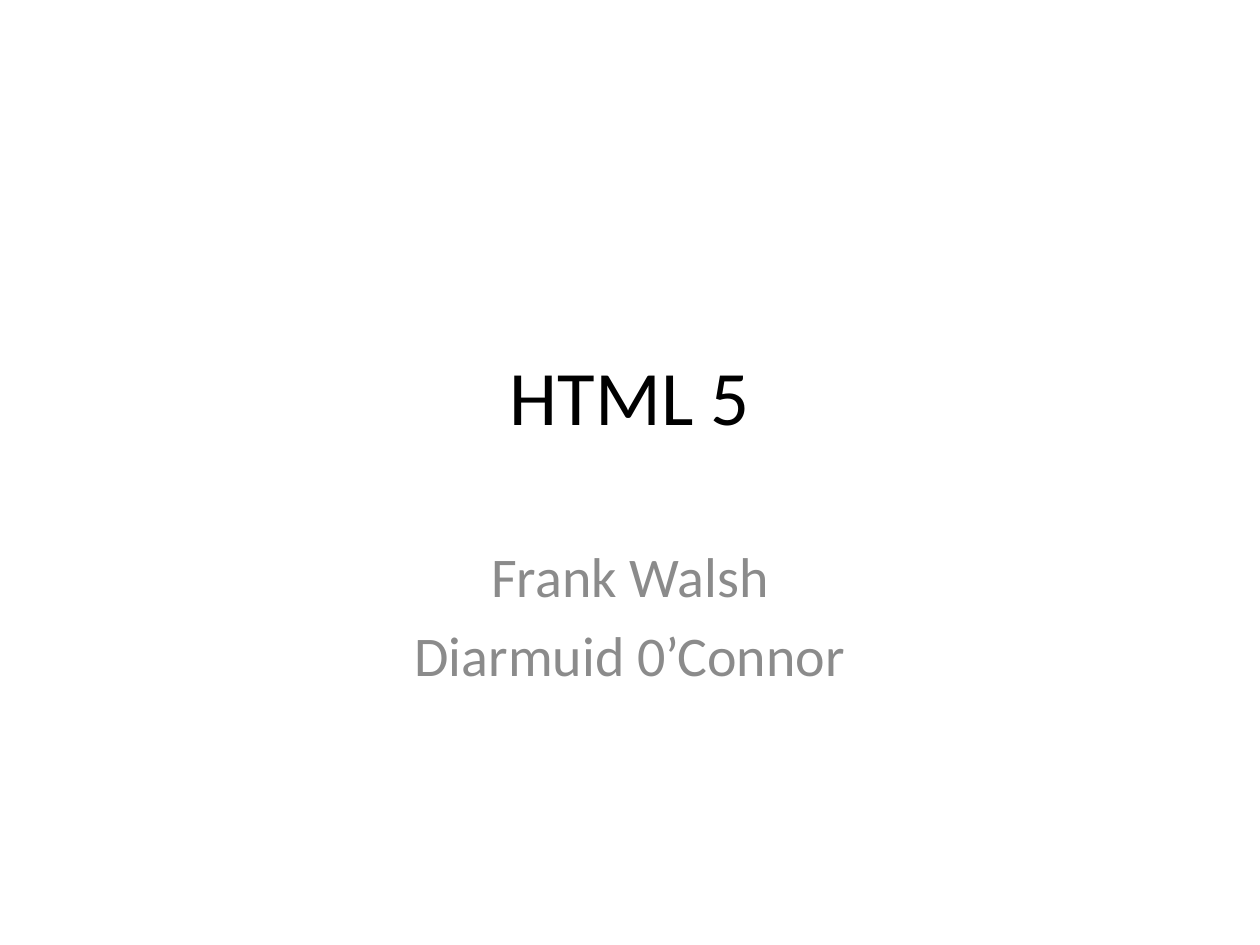
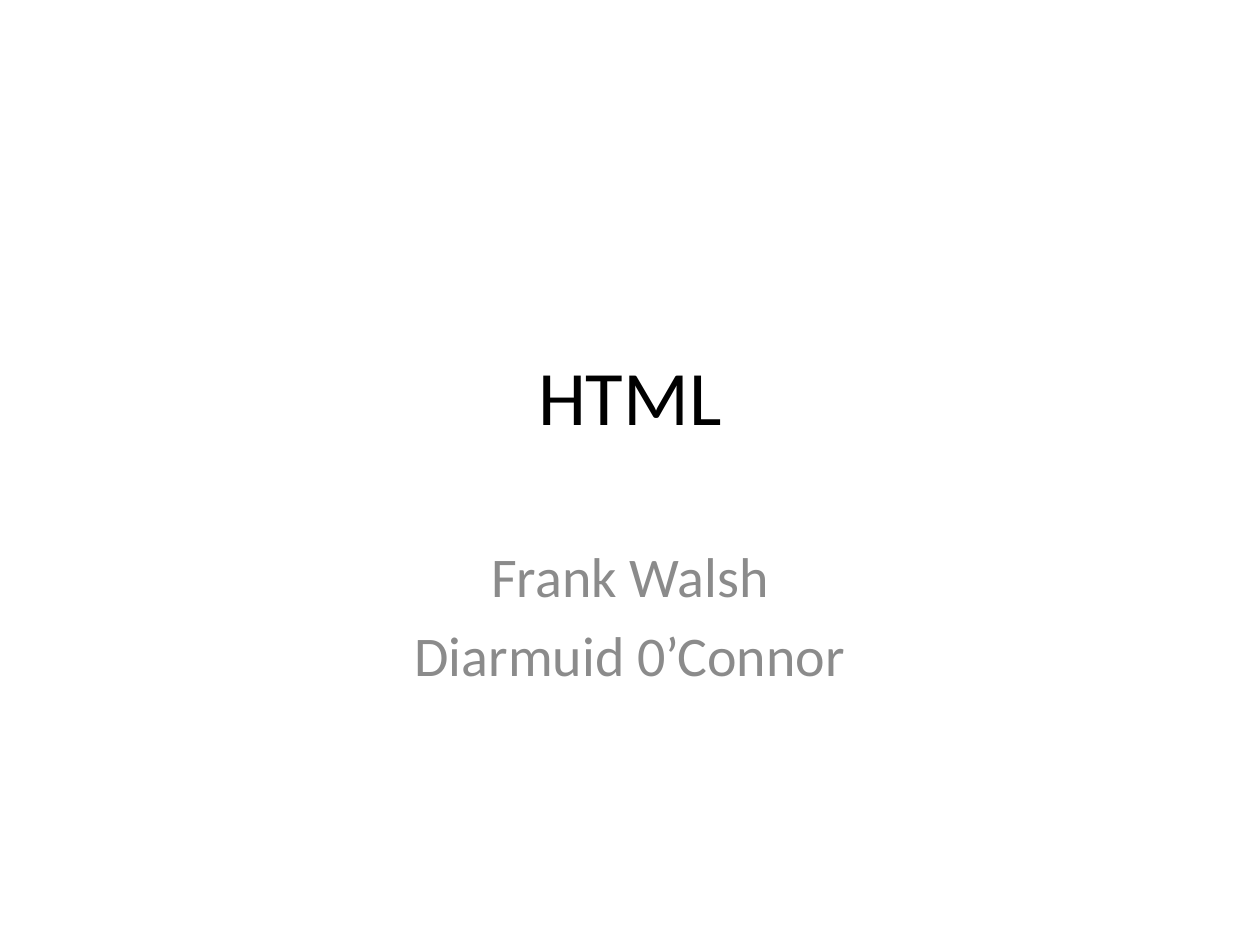
Before and after one commit to diarmuidoconnor/ict-2021, a slide deck: slide 1 of topic02/talk-1/html5.pptx. Drawn at 1260x945 pixels with LibreOffice and Linux fonts; fonts in the diff are those of the drawing. Boxes give left, top, right and bottom in pixels: in the first picture for what was removed or moved away, otherwise in the second. Text is boxed around its words. In the diff, an @@ line names an element or a change of style, - is before the commit and + after.

```diff
--- a/topic02/talk-1/html5.pptx
+++ b/topic02/talk-1/html5.pptx
@@ title at (x1=538, y1=375, x2=722, y2=425): text changed @@
-HTML 5
+HTML
```
Also in this commit, not shown: 5 other slides changed, 1 other file.
